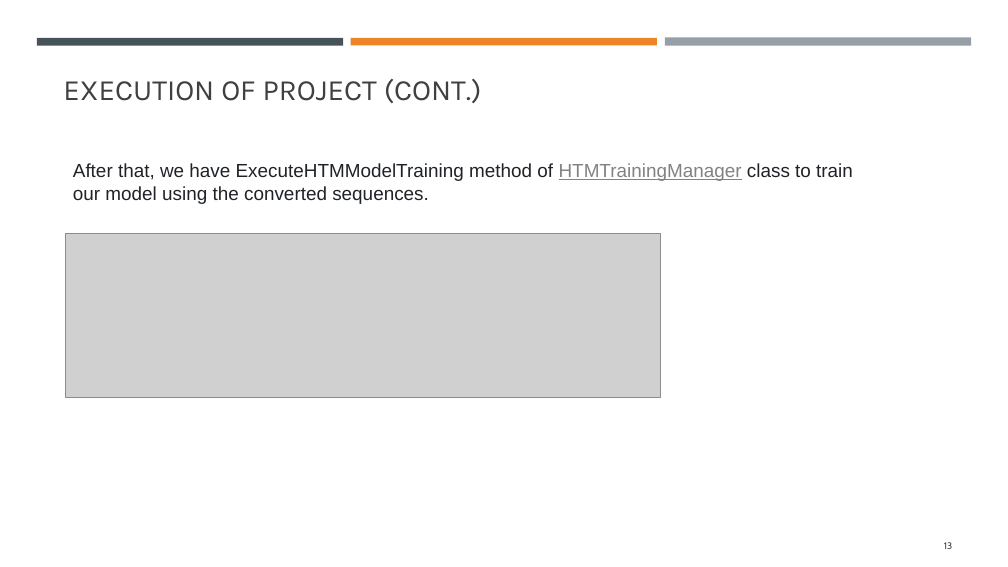
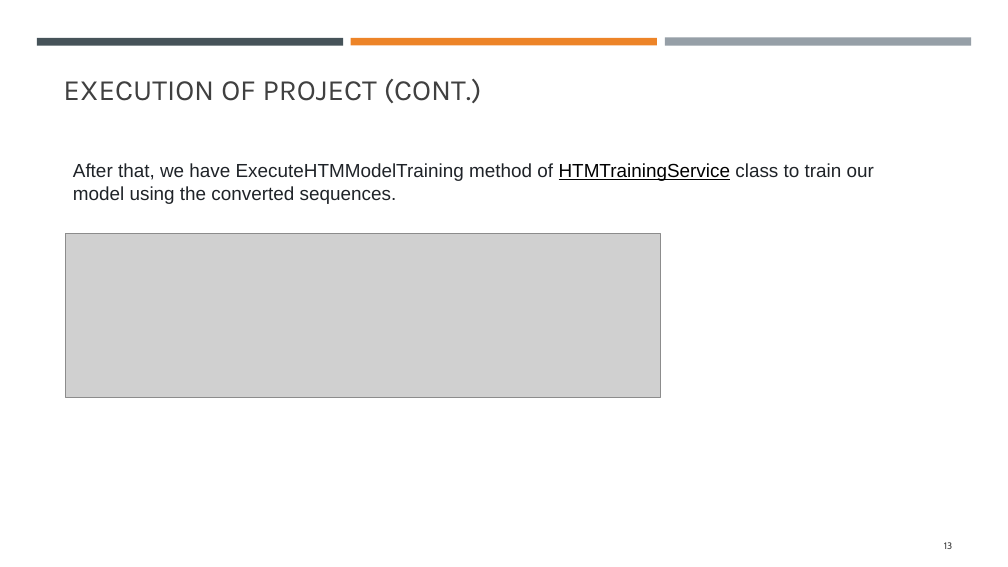
Before and after one commit to mahbubur-r/neocortexapi, a slide deck: slide 13 of source/MySEProject/Documentation/ML 2425-03 Implement Anomaly Detection Sample.pptx. Drawn at 1008x567 pixels with LibreOffice and Linux fonts; fonts in the diff are those of the drawing; grey boxes stand for pictures. Boxes give left, top, right and bottom in pixels: in the first picture for what was removed or moved away, otherwise in the second. Text is boxed around its words. In the diff, an @@ line names an element or a change of style, - is before the commit and + after.

Commit message:
Project presentation updated

```diff
--- a/source/MySEProject/Documentation/ML 2425-03 Implement Anomaly Detection Sample.pptx
+++ b/source/MySEProject/Documentation/ML 2425-03 Implement Anomaly Detection Sample.pptx
@@ text at (73,163,874,204): text changed @@
-After that, we have ExecuteHTMModelTraining method of HTMTrainingManager class to train our model using the converted sequences.
+After that, we have ExecuteHTMModelTraining method of HTMTrainingService class to train our model using the converted sequences.
```
Also in this commit, not shown: 8 other slides changed, 2 other files.
